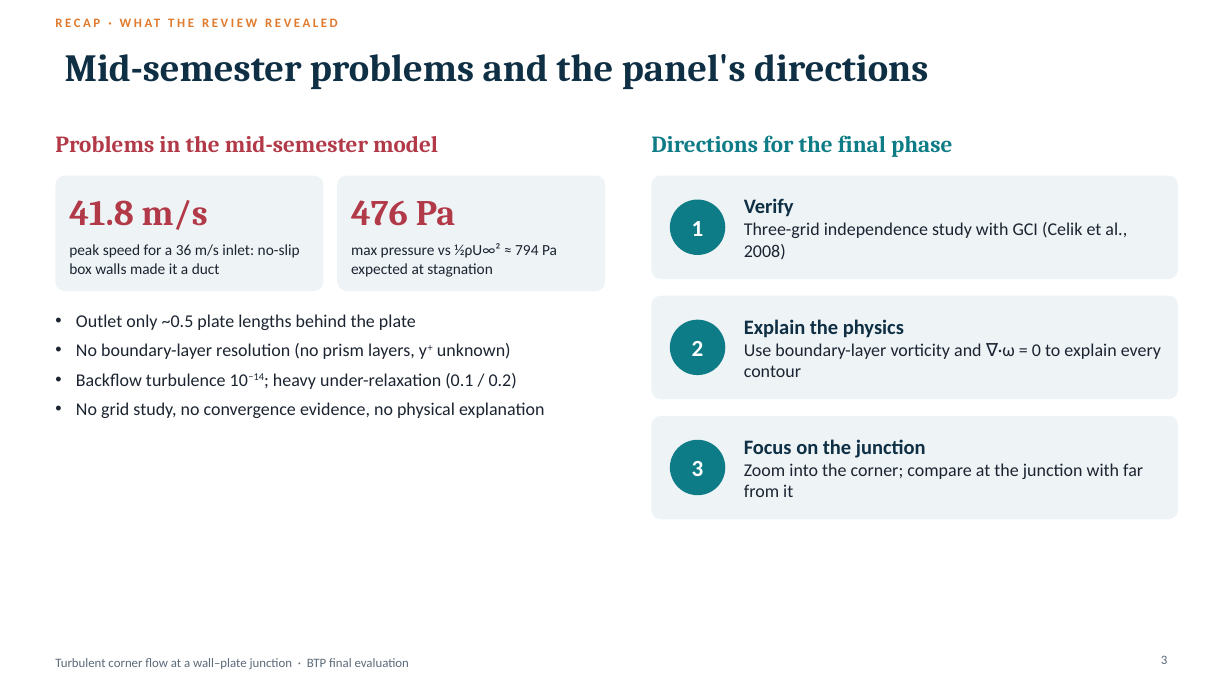
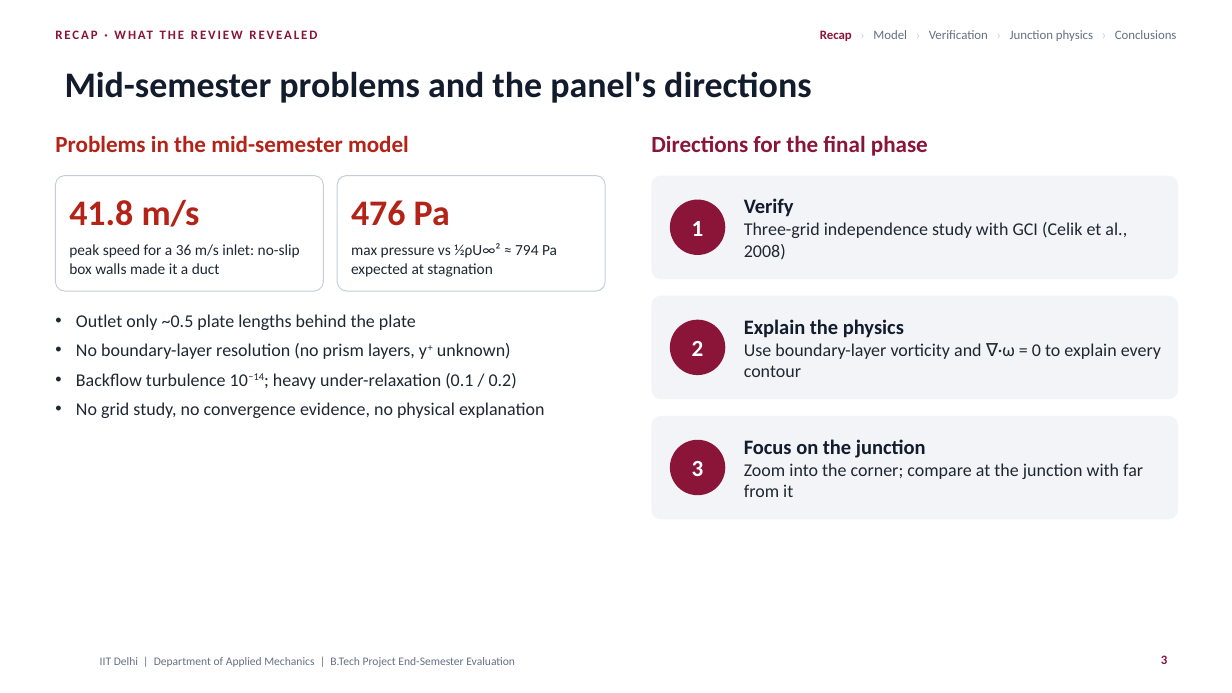
Before and after one commit to aigaurav/BTP, a slide deck: slide 3 of BTP_Final_Presentation.pptx. Drawn at 1232x693 pixels with LibreOffice and Linux fonts; fonts in the diff are those of the drawing; background and template pictures are left out. Boxes give left, top, right and bottom in pixels: in the first picture for what was removed or moved away, otherwise in the second. Text is boxed around its words. In the diff, an @@ line names an element or a change of style, - is before the commit and + after.

```diff
--- a/BTP_Final_Presentation.pptx
+++ b/BTP_Final_Presentation.pptx
@@ text "RECAP · WHAT THE REVIEW ...": place and size @@
-text "RECAP · WHAT THE REVIEW ..." at box(55, 11, 795, 34)
+text "RECAP · WHAT THE REVIEW ..." at box(55, 23, 665, 46)
@@ text "RECAP · WHAT THE REVIEW ..." at box(55, 23, 665, 46): text colour #E07A2E to #8A1538, letter spacing 2 to 1.5 pt @@
@@ title "Mid-semester problems and the panel's ...": place and size @@
-title "Mid-semester problems and the panel's ..." at box(65, 54, 928, 89)
+title "Mid-semester problems and the panel's ..." at box(65, 71, 811, 103)
@@ title "Mid-semester problems and the panel's ..." at box(65, 71, 811, 103): size 30 to 28 pt, font Cambria to Calibri, text colour #0E2F44 to #121C2D @@
@@ text added at box(820, 30, 1177, 41), 10 pt, text #667085 @@
+Recap › Model › Verification › Junction physics › Conclusions
@@ text "Directions for the final phase" at box(651, 135, 928, 156): font Cambria to Calibri, text colour #0E7C86 to #8A1538 @@
@@ rounded rectangle at box(55, 176, 323, 291): fill #EEF3F6 to #FFFFFF; outline none to #C6CDD8 0.75 pt @@
@@ rounded rectangle at box(337, 176, 605, 291): fill #EEF3F6 to #FFFFFF; outline none to #C6CDD8 0.75 pt @@
@@ font Cambria to Calibri, text colour #B23A48 to #B42318 in 3 elements at box(55, 135, 409, 152), box(69, 199, 200, 227), box(351, 200, 450, 226) @@
@@ text "Verify" at box(744, 198, 1127, 259): text colour #0E2F44 to #121C2D in "Verify"; text colour #1B2430 to #1F2733 in "Three-grid independence study with GCI (Celik et ..." @@
@@ text "peak speed for a 36 ..." at box(69, 244, 300, 274): text colour #1B2430 to #1F2733 @@
@@ text "max pressure vs ½ρU∞² ≈ ..." at box(351, 243, 557, 277): text colour #1B2430 to #1F2733 @@
@@ text "Explain the physics" at box(744, 319, 1161, 377): text colour #0E2F44 to #121C2D in "Explain the physics"; text colour #1B2430 to #1F2733 in "Use boundary-layer vorticity and ∇·ω = 0 ..." @@
@@ fill #EEF3F6 to #F2F4F7 in 3 elements at box(652, 176, 1178, 279), box(652, 296, 1178, 399), box(652, 416, 1178, 519) @@
@@ fill #0E7C86 to #8A1538 in 3 elements at box(670, 200, 726, 255), box(670, 320, 726, 375), box(670, 440, 726, 495) @@
@@ text "Focus on the junction" at box(744, 439, 1143, 497): text colour #0E2F44 to #121C2D in "Focus on the junction"; text colour #1B2430 to #1F2733 in "Zoom into the corner; compare at the ..." @@
@@ text removed at box(55, 658, 409, 669) @@
-Turbulent corner flow at a wall–plate junction · BTP final evaluation
@@ text added at box(100, 657, 515, 667), 9 pt, text #667085 @@
+IIT Delhi | Department of Applied Mechanics | B.Tech Project End-Semester Evaluation
@@ page number at box(1161, 655, 1167, 664): text colour #5B6B7A to #8A1538, bold on @@
```
Also in this commit, not shown: 18 other slides changed.
